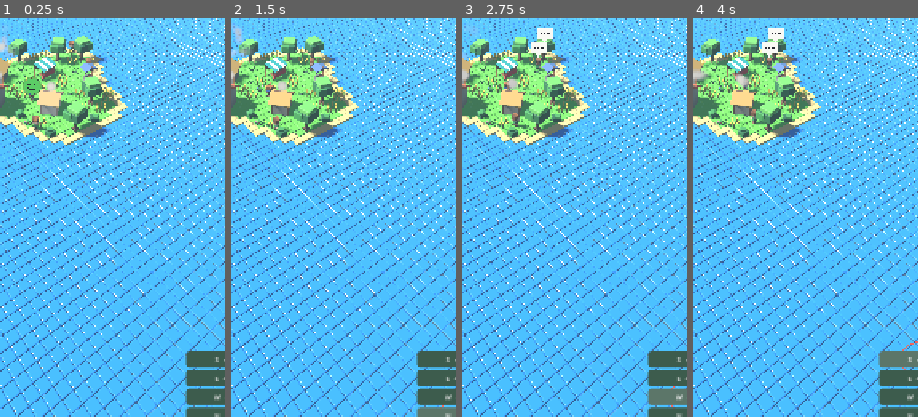
Above: before the commit, frames 1-4 (left to right).
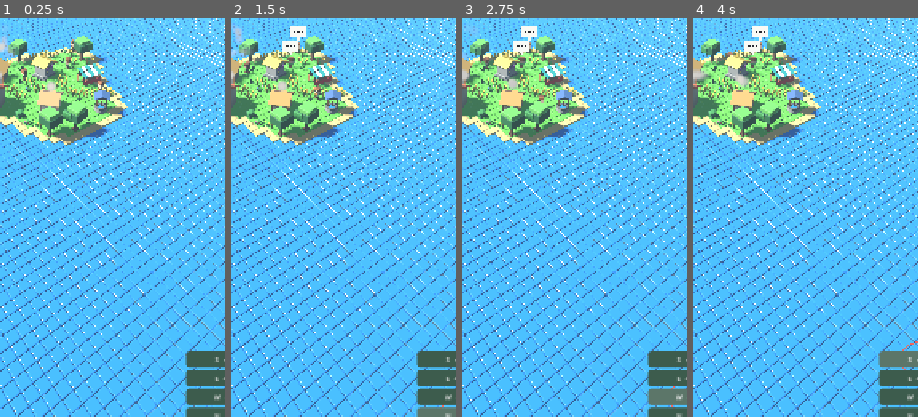
Above: after the commit, the same moments.

Repository: mandrille/gods-and-lamb
Game: Godot game, scene res://scenes/vale.tscn
Two runs of this game, one before a commit and one after it. Both use one fixed random seed, a clock stepped at 60 frames per second and the inputs below.
Inputs:
- Up to frame 1 (0.25 s): no input
- Up to frame 2 (1.5 s): click "Wrath (14)" at 0.5 s; click "N 40" at 1.25 s
- Up to frame 3 (2.75 s): click "W 40" at 2 s
- Up to frame 4 (4 s): click "E 40" at 2.75 s; click "S 40" at 3.5 s
The pictures show only the part of the screen within x 40-90%, y 40-90%; the shares and areas given below are measured in that part.

The runs differ from the first frame. In frame 1, 4.2% of the frame differs, in the area x 8-56%, y 4-32%; in frame 2, 4.1%; in frame 3, 4.5%, in the area x 8-56%, y 2-32%; in frame 4, 4.5%.

Commit message:
Loneliness was pre-empting every other need
Three gaps closed, all found by asking the simulation to account for itself
rather than by watching it.

1. THE SHRINE WAS NOT ON THE ISLAND. `pray` is the only action that refills
   Faith, and Faith scales the god's entire income, so the stat drained to
   zero and stayed there. It read as a balance problem and was a missing
   building.

2. SOCIAL PRE-EMPTED EVERYTHING. The talk branch fired whenever Social was
   merely below URGENT, and it sat above the worst-need branch. Social drains
   fast and only refills when another villager happens to wander past, so a
   lonely villager wandered permanently -- never sleeping, washing or praying,
   with those bars at zero the whole time and the villager visibly busy. It
   now competes: loneliness wins only when it is genuinely the worst thing in
   that villager's life.

   Even with the shrine placed and reachable and `faith -> pray -> a valid
   destination` verified directly, `pray` still never fired. The decision was
   right; something above it was answering first.

3. VILLAGERS WERE TOO SLOW TO LIVE. The authored stride is 0.46 m/s, which is
   27 seconds to cross a 12.5 m island, so they spent nearly all their lives
   in transit and finished about five errands each per simulated hour. The
   slower-draining needs were then almost never the most urgent thing at the
   moment anyone re-planned. Base speed is now 1.6-2.1x; the clip's
   speed_scale follows the same number, so the feet still match the ground.

Together: 19 completed actions per run -> 33, and all seven need-actions now
appear instead of four.

    before  { chop 3, harvest 2, eat 7, forage 1, wash 3, sleep 4, play 2 }
    after   { chop 4, eat 8, harvest 8, forage 3, wash 4, sleep 4, pray 2 }

And the check that would have caught all three, added to sim_probe: every need
with an action attached must eventually be answered. A missing source, a
`beside()` that cannot see past a footprint, and a branch that outranks it
forever all look identical from outside -- a bar at zero while the villager
cheerfully does something else.

Co-Authored-By: Claude Opus 5 <noreply@anthropic.com>

Diff:
--- a/godot/scripts/sim/brain.gd
+++ b/godot/scripts/sim/brain.gd
@@ -244,8 +244,17 @@
 		if forced != "":
 			return forced
 
-	# Social is answered by the social layer, not by walking to a building.
-	if float(stats["social"]) < URGENT and rng.randf() < 0.6:
+	# Social is answered by the social layer -- by being NEAR someone -- so it
+	# has no destination and cannot go through the branch below.
+	#
+	# It has to COMPETE, though, rather than pre-empt. Checked first, this
+	# branch fired whenever Social was merely below URGENT, and since Social
+	# drains fast and only refills when another villager happens to wander
+	# past, a lonely villager wandered permanently and never got round to
+	# sleeping, washing or praying. Now it wins only when loneliness is
+	# genuinely the worst thing in their life.
+	var lonely: float = float(stats["social"])
+	if lonely < URGENT and lonely <= level and rng.randf() < 0.7:
 		return "talk"
 
 	if level < URGENT:
--- a/godot/scripts/vale_root.gd
+++ b/godot/scripts/vale_root.gd
@@ -25,6 +25,19 @@
 ## How many villagers the island opens with. Below the cap on purpose: a
 ## village with room to grow is the hook the population mechanic hangs on.
 const START_FOLK := 4
+
+## Walk speed multiplier. The authored stride is 0.46 m per cycle, which at 1.0
+## is 0.46 m/s -- and on a 12.5 m island that is 27 seconds to cross, so
+## villagers spent nearly all of their lives in transit and completed about
+## five errands each in a simulated hour. The slower-draining needs (Faith
+## especially) were then almost never the most urgent thing at the moment
+## anyone re-planned, so praying essentially never happened and the shrine
+## looked broken when the problem was pace.
+##
+## The animation follows this: `_play` sets the clip's speed_scale to the same
+## number, so the feet still match the ground at any value here.
+const WALK_MIN := 1.6
+const WALK_MAX := 2.1
 
 
 var builder: ValeBuilder
@@ -239,7 +252,7 @@
 			continue
 		var asset := "Folk/adventurer" if made % 3 == 2 else "Folk/villager"
 		var at := grid.world_of(cell)
-		if _spawn_thinker(asset, at, _rng.randf_range(0.9, 1.1)) != null:
+		if _spawn_thinker(asset, at, _rng.randf_range(WALK_MIN, WALK_MAX)) != null:
 			made += 1
 	village.population = made
 	print("[VALE] followers: %d of %d cap, %s"
@@ -407,7 +420,7 @@
 			continue
 		var asset := "Folk/villager" if folk.size() % 3 else "Folk/adventurer"
 		var f := _spawn_thinker(asset, grid.world_of(cell),
-								_rng.randf_range(0.9, 1.1))
+								_rng.randf_range(WALK_MIN, WALK_MAX))
 		if f != null:
 			village.population = folk.size()
 			return true
--- a/godot/scripts/world/islands.gd
+++ b/godot/scripts/world/islands.gd
@@ -266,7 +266,12 @@
 	# like being handed a second village.
 	var plan: Array = []
 	if home:
+		# The shrine is not decoration: `pray` is the ONLY action that refills
+		# Faith, and Faith is what the god's whole income is scaled by. Without
+		# one on the island the stat drains to zero and never recovers, which
+		# reads as a balance problem and is actually a missing building.
 		plan = [["Buildings/hut", 2, 3.0], ["Buildings/cottage", 1, 3.2],
+				["Buildings/shrine", 1, 2.6],
 				["Buildings/market_stall", 1, 2.6], ["Buildings/well", 1, 2.2],
 				["Nature/crop_row", 18, 0.55], ["Nature/tree", 6, 1.4],
 				["Nature/bush", 5, 1.0], ["Nature/rock", 4, 1.0],
--- a/godot/tools/_clips.gd
+++ /dev/null
@@ -1,14 +0,0 @@
-extends SceneTree
-func _initialize() -> void:
-	for id in ["Folk__villager", "Folk__adventurer"]:
-		var inst := (load("res://assets/library/%s.glb" % id) as PackedScene).instantiate()
-		var ap := _find(inst)
-		print("%s: %s" % [id, "NO AnimationPlayer" if ap == null
-			else str(ap.get_animation_list())])
-	quit(0)
-func _find(n: Node) -> AnimationPlayer:
-	if n is AnimationPlayer: return n
-	for c in n.get_children():
-		var f := _find(c)
-		if f != null: return f
-	return null
--- a/godot/tools/sim_probe.gd
+++ b/godot/tools/sim_probe.gd
@@ -135,6 +135,24 @@
 		_notes.append("only %d kind(s) of action completed; the village may be "
 			% kinds + "too comfortable to work, or sources are missing")
 
+	# EVERY need with an action attached must eventually be answered. This is
+	# the check that catches a need which is unreachable for a reason nothing
+	# reports: a source building missing from the island, a `beside()` that
+	# cannot see past a footprint, or -- the one that actually happened -- a
+	# branch above it in choose_action() that pre-empts it forever. All three
+	# look identical from outside: a bar that sits at zero while the villager
+	# cheerfully does something else.
+	var never: Array[String] = []
+	for a in Brain.ACTIONS:
+		if String(Brain.ACTIONS[a].get("need", "")) == "":
+			continue
+		if int(_actions_done.get(a, 0)) == 0:
+			never.append(String(a))
+	if not never.is_empty():
+		_notes.append("need-actions never performed: %s -- check the island "
+			% ", ".join(never) + "has a source, and that nothing outranks them "
+			+ "in choose_action()")
+
 	# 3. The economy moves. Stores that never change mean gives/takes are not
 	#    reaching the ledger.
 	for res in ["food", "wood"]:
Not shown, removed: godot/tools/_clips.gd.uid
